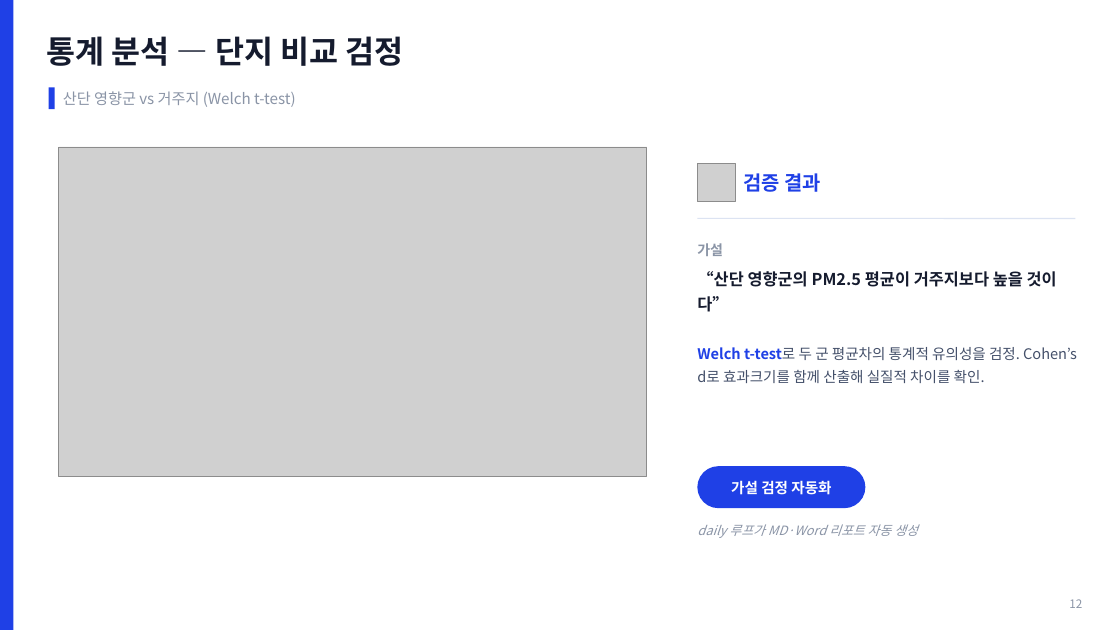
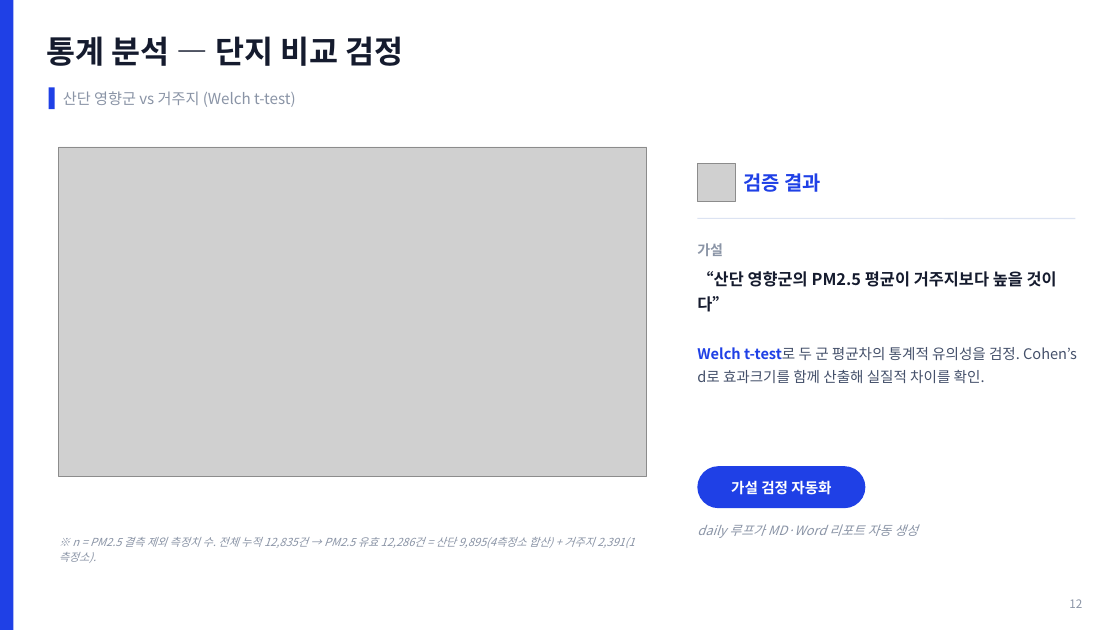
Before and after one commit to robinho0329/chungbuk-air-quality-monitor, a slide deck: slide 12 of reports/portfolio/포트폴리오_충북대기질_SPC.pptx. Drawn at 1120x630 pixels with LibreOffice and Linux fonts; fonts in the diff are those of the drawing; grey boxes stand for pictures. Boxes give left, top, right and bottom in pixels: in the first picture for what was removed or moved away, otherwise in the second. Text is boxed around its words. In the diff, an @@ line names an element or a change of style, - is before the commit and + after.

```diff
--- a/reports/portfolio/포트폴리오_충북대기질_SPC.pptx
+++ b/reports/portfolio/포트폴리오_충북대기질_SPC.pptx
@@ text added at [72,537,635,548], 9.5 pt, text #8A94A6, italic @@
+※ n = PM2.5 결측 제외 측정치 수. 전체 누적 12,835건 → PM2.5 유효 12,286건 = 산단 9,895(4측정소 합산) + 거주지 2,391(1측정소).
```
Also in this commit, not shown: 10 other slides changed, 1 slide added, 2 other files.
